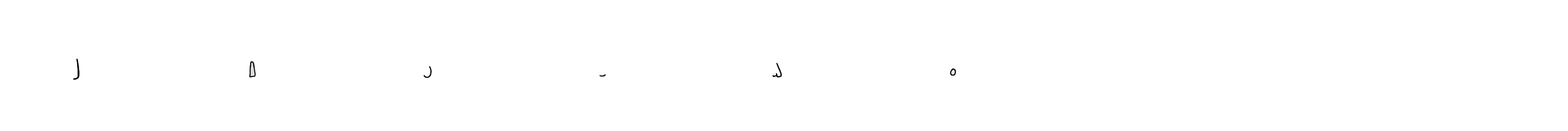
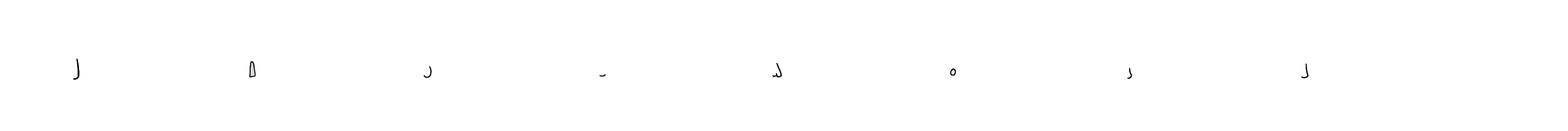
Layers edited between the first and the second 1568 × 131 image:
added group "08" with 1 layers above "07" over [1300, 62, 1309, 79]
added layer "Nose 8" in group "08" over [1300, 62, 1309, 79]
added group "07" with 1 layers above "06" over [1126, 67, 1133, 79]
added layer "Nose 7" in group "07" over [1126, 67, 1133, 79]
